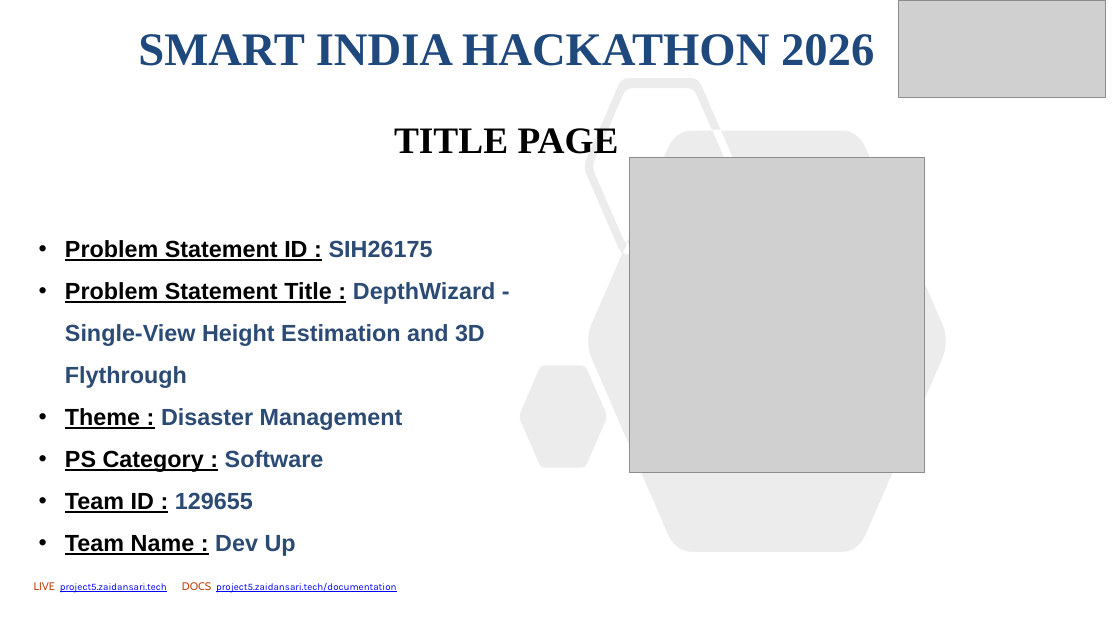
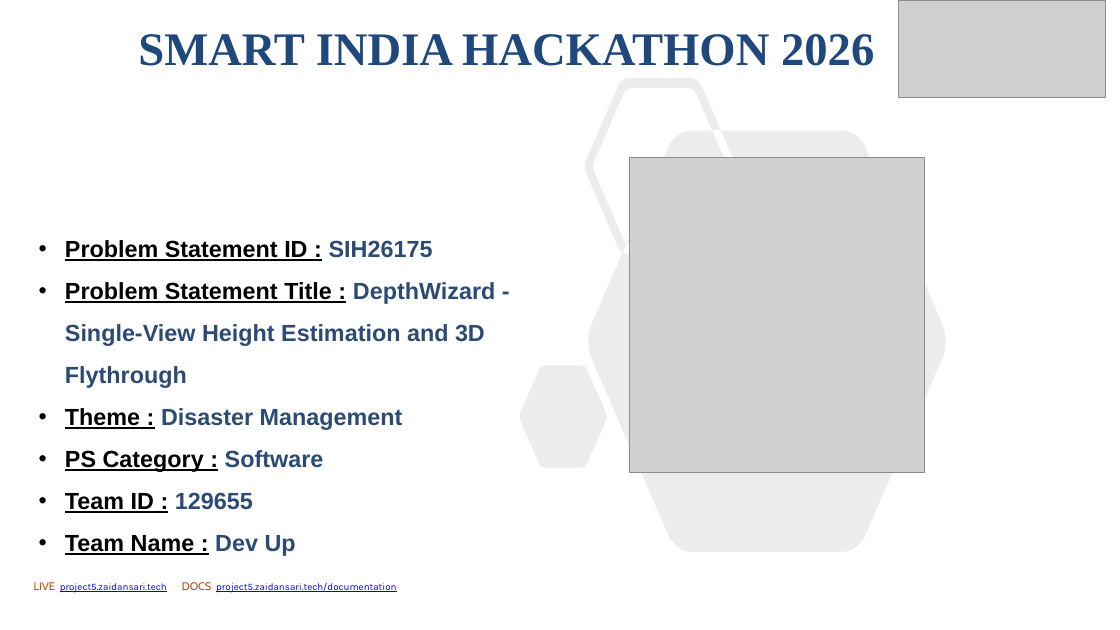
Before and after one commit to zaidnansari2011/sih2026-depthwizard, a slide deck: slide 1 of docs/SIH2026-DevUp-SIH26175-DepthWizard-E.pptx. Drawn at 1120x630 pixels with LibreOffice and Linux fonts; fonts in the diff are those of the drawing; grey boxes stand for pictures. Boxes give left, top, right and bottom in pixels: in the first picture for what was removed or moved away, otherwise in the second. Text is boxed around its words. In the diff, an @@ line names an element or a change of style, - is before the commit and + after.

```diff
--- a/docs/SIH2026-DevUp-SIH26175-DepthWizard-E.pptx
+++ b/docs/SIH2026-DevUp-SIH26175-DepthWizard-E.pptx
@@ subtitle removed at [394,128,619,154] @@
-TITLE PAGE
```
Also in this commit, not shown: 2 other files.
